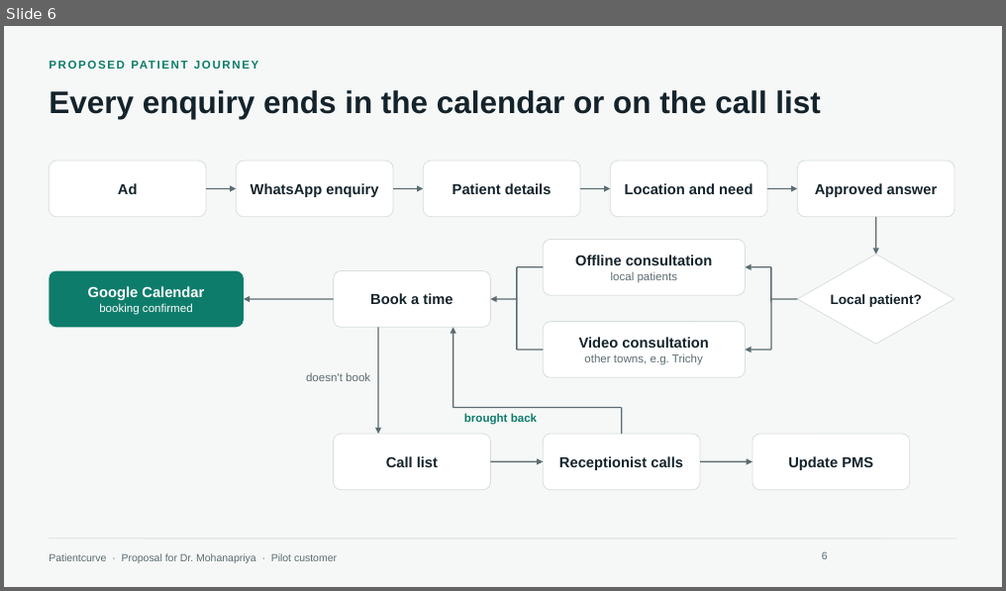
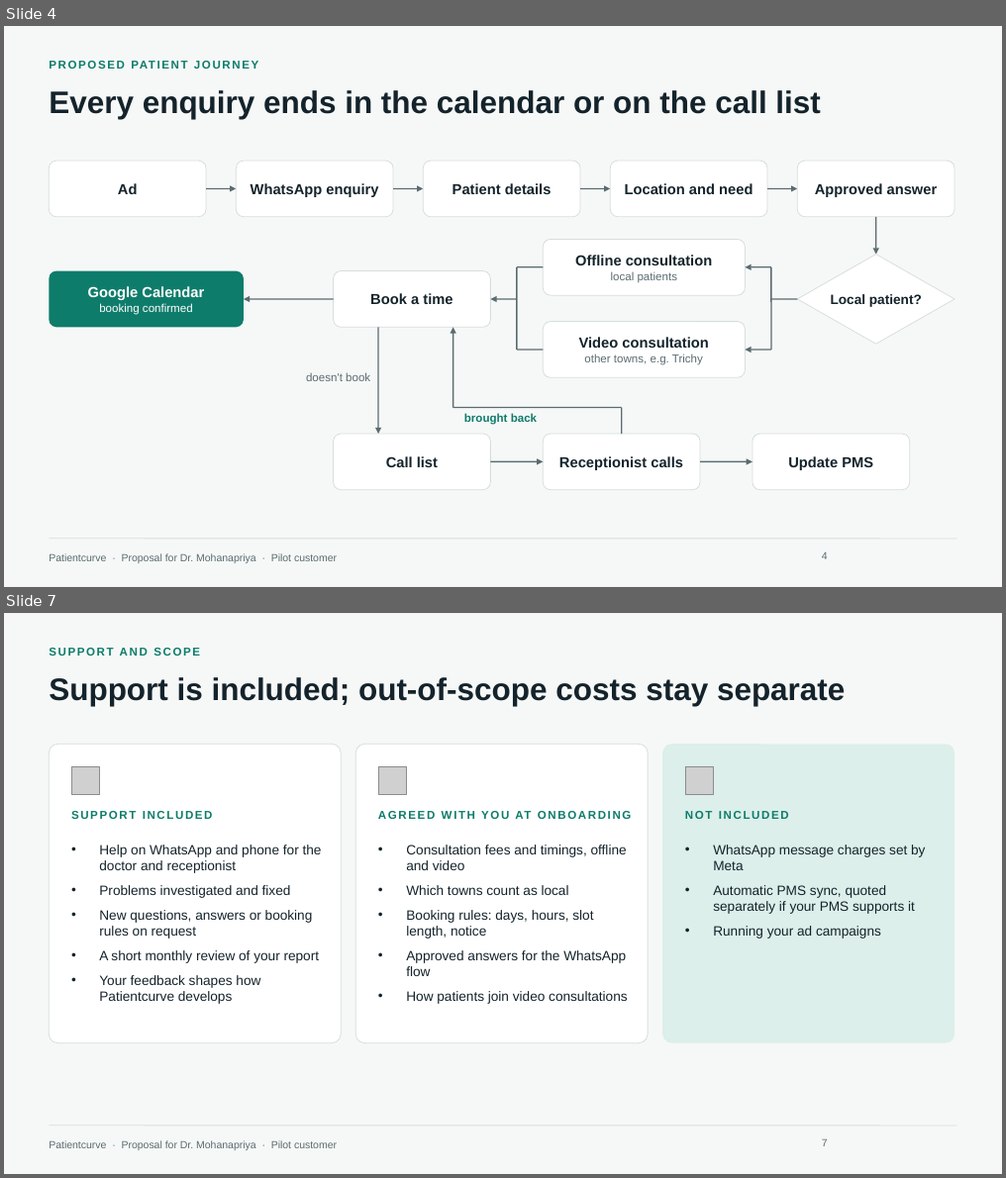
Before and after one commit to HARRISHG/staff-chat-flow, a slide deck: Patientcurve-Proposal-Dr-Mohanapriya.pptx. Shown one above the other, each under a label of ours: slide 6 before the commit, slides 4 and 7 after it; the slides between them are not shown. The pictures are 1006x591 and 1006x1178 pixels, drawn with LibreOffice and Linux fonts; fonts in the diff are those of the drawing; grey boxes stand for pictures; background and template pictures are left out. Boxes give left, top, right and bottom in pixels: in the first picture for what was removed or moved away, otherwise in the second. Text is boxed around its words. In the diff, an @@ line names an element or a change of style, - is before the commit and + after.

```diff
--- a/Patientcurve-Proposal-Dr-Mohanapriya.pptx
+++ b/Patientcurve-Proposal-Dr-Mohanapriya.pptx
@@ slide 7 added at (x1=4, y1=613, x2=1002, y2=1174), background #F6F8F7; not listed: 2 template elements that a slide beside it also shows @@
@@ text added at (x1=49, y1=648, x2=200, y2=656), 11 pt, text #0E7C6B, bold @@
+SUPPORT AND SCOPE
@@ title added at (x1=49, y1=677, x2=845, y2=706), 30 pt, text #14232B, bold @@
+Support is included; out-of-scope costs stay separate
@@ rounded rectangle added at (x1=49, y1=744, x2=341, y2=1044), fill #FFFFFF, outline #D5DEDB 0.75 pt @@
@@ rounded rectangle added at (x1=355, y1=744, x2=648, y2=1044), fill #FFFFFF, outline #D5DEDB 0.75 pt @@
@@ rounded rectangle added at (x1=662, y1=744, x2=954, y2=1044), fill #DCEFEA @@
@@ picture added at (x1=71, y1=766, x2=100, y2=795) @@
@@ picture added at (x1=378, y1=766, x2=407, y2=795) @@
@@ picture added at (x1=685, y1=766, x2=714, y2=795) @@
@@ text added at (x1=71, y1=811, x2=213, y2=819), 11 pt, text #0E7C6B, bold @@
+SUPPORT INCLUDED
@@ text added at (x1=515, y1=811, x2=531, y2=819), 11 pt, text #0E7C6B, bold @@
+AGREED WITH YOU AT ONBOARDING
@@ text added at (x1=685, y1=811, x2=789, y2=819), 11 pt, text #0E7C6B, bold @@
+NOT INCLUDED
@@ text added at (x1=99, y1=845, x2=322, y2=1004), 13 pt, text #14232B @@
+• Help on WhatsApp and phone for the doctor and receptionist
+• Problems investigated and fixed
+• New questions, answers or booking rules on request
+• A short monthly review of your report
+• Your feedback shapes how Patientcurve develops
@@ text added at (x1=406, y1=845, x2=628, y2=1004), 13 pt, text #14232B @@
+• Consultation fees and timings, offline and video
+• Which towns count as local
+• Booking rules: days, hours, slot length, notice
+• Approved answers for the WhatsApp flow
+• How patients join video consultations
@@ text added at (x1=713, y1=845, x2=925, y2=939), 13 pt, text #14232B @@
+• WhatsApp message charges set by Meta
+• Automatic PMS sync, quoted separately if your PMS supports it
+• Running your ad campaigns
@@ page number added at (x1=822, y1=1140, x2=828, y2=1147), 10 pt, text #5B6B70 @@
+7
@@ what was slide 6 is now slide 4 @@
@@ page number at (x1=822, y1=553, x2=828, y2=560): text changed @@
-6
+4
```
Also in this commit, not shown: 2 slides changed, 2 other slides added, 10 slides removed, 1 other file.
